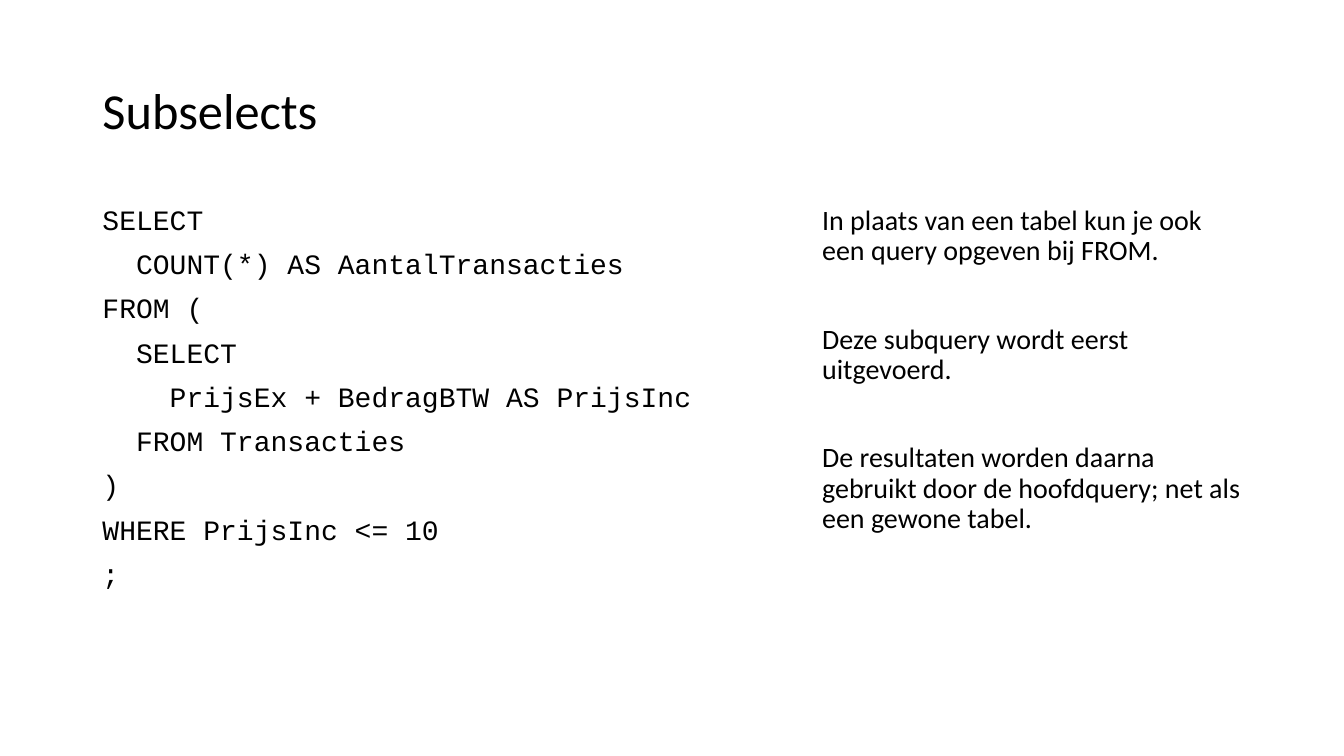
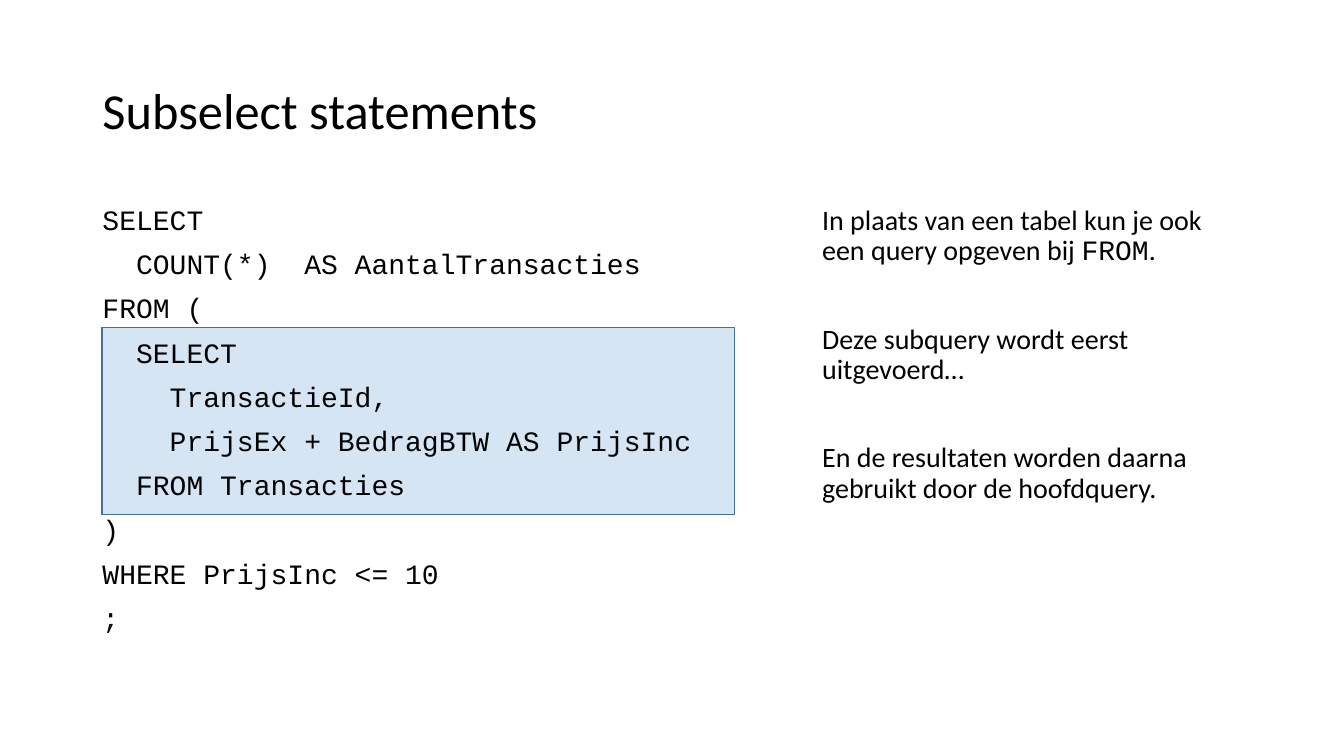
Before and after one commit to LFKoning/knowledge-sharing, a slide deck: slide 20 of sql/sql_introductie.pptx (slide 18 before the commit). Drawn at 1344x756 pixels with LibreOffice and Linux fonts; fonts in the diff are those of the drawing. Boxes give left, top, right and bottom in pixels: in the first picture for what was removed or moved away, otherwise in the second. Text is boxed around its words. In the diff, an @@ line names an element or a change of style, - is before the commit and + after.

```diff
--- a/sql/sql_introductie.pptx
+++ b/sql/sql_introductie.pptx
@@ title at box(102, 94, 537, 130): text changed @@
-Subselects
+Subselect statements
@@ text at box(822, 210, 1201, 265): font Calibri to Courier New in "FROM." @@
@@ rectangle added at box(102, 328, 735, 515), fill #5B9BD5 at 25% opacity, outline #43739E 1 pt @@
@@ text at box(822, 329, 1186, 503): text changed @@
-Deze subquery wordt eerst uitgevoerd.
-De resultaten worden daarna gebruikt door de hoofdquery; net als een gewone tabel.
+Deze subquery wordt eerst uitgevoerd…
+En de resultaten worden daarna gebruikt door de hoofdquery.
@@ text at box(170, 387, 389, 412): paragraph added @@
+TransactieId,
```
Also in this commit, not shown: 48 other slides changed, 8 slides added, 2 slides removed.
